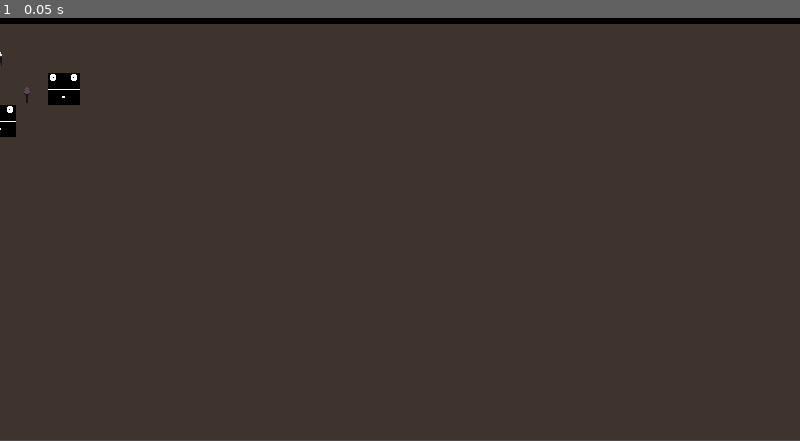
Above: before the commit, frame 1.
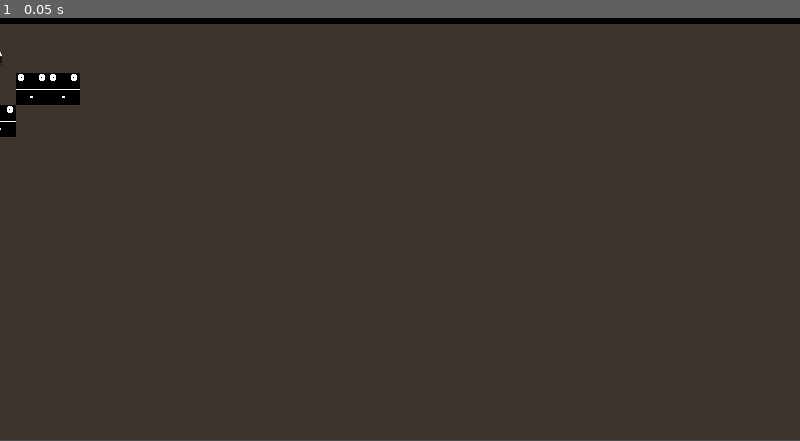
Above: after the commit, the same moment.

Repository: Academia-Team/Academia-Fall-of-the-Citadel
Game: Godot game, scene res://scene/gamescr.tscn
Two runs of this game, one before a commit and one after it. Both use one fixed random seed, a clock stepped at 60 frames per second and the inputs below.
Inputs:
- Up to frame 1 (0.05 s): no input

The runs differ from the first frame. In frame 1, 0.3% of the frame differs, in the area x 2-6%, y 13-21%.

Commit message:
Simplify zombie collision handling

Diff:
--- a/scene/player.gd
+++ b/scene/player.gd
@@ -127,6 +127,7 @@
 			emit_signal("pick_up_item", held_item)
 	elif collisionCategory == 'enemy':
 		if (lives > 0): lives = lives - 1
+		area.attack()
 
 
 func _on_move_timer_timeout():
--- a/scene/zombie.gd
+++ b/scene/zombie.gd
@@ -1,23 +1,13 @@
 extends Area2D
 class_name enemy
-
-
-# Declare member variables here. Examples:
-# var a = 2
-# var b = "text"
 
 func get_class():
 	return "enemy"
 
 # Called when the node enters the scene tree for the first time.
 func _ready():
-	pass # Replace with function body.
+	set_meta("type", "sword")
 
-
-func _on_zombie_area_entered(body):
+func attack():
 	.hide()
 	call_deferred("free")
-
-# Called every frame. 'delta' is the elapsed time since the previous frame.
-#func _process(delta):
-#	pass
--- a/scene/zombie.tscn
+++ b/scene/zombie.tscn
@@ -15,5 +15,3 @@
 
 [node name="Sprite" type="Sprite" parent="."]
 texture = ExtResource( 1 )
-
-[connection signal="area_entered" from="." to="." method="_on_zombie_area_entered"]
